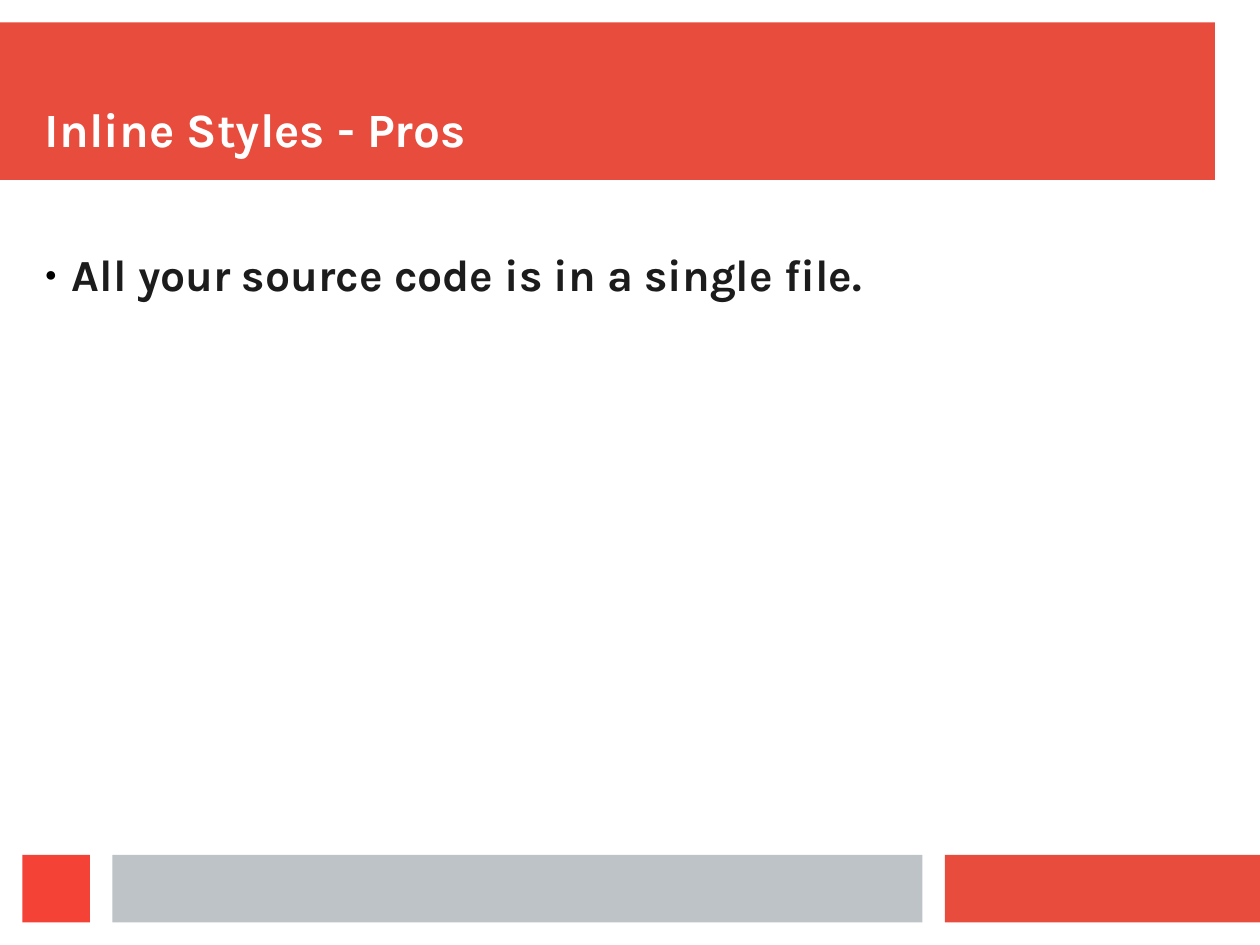
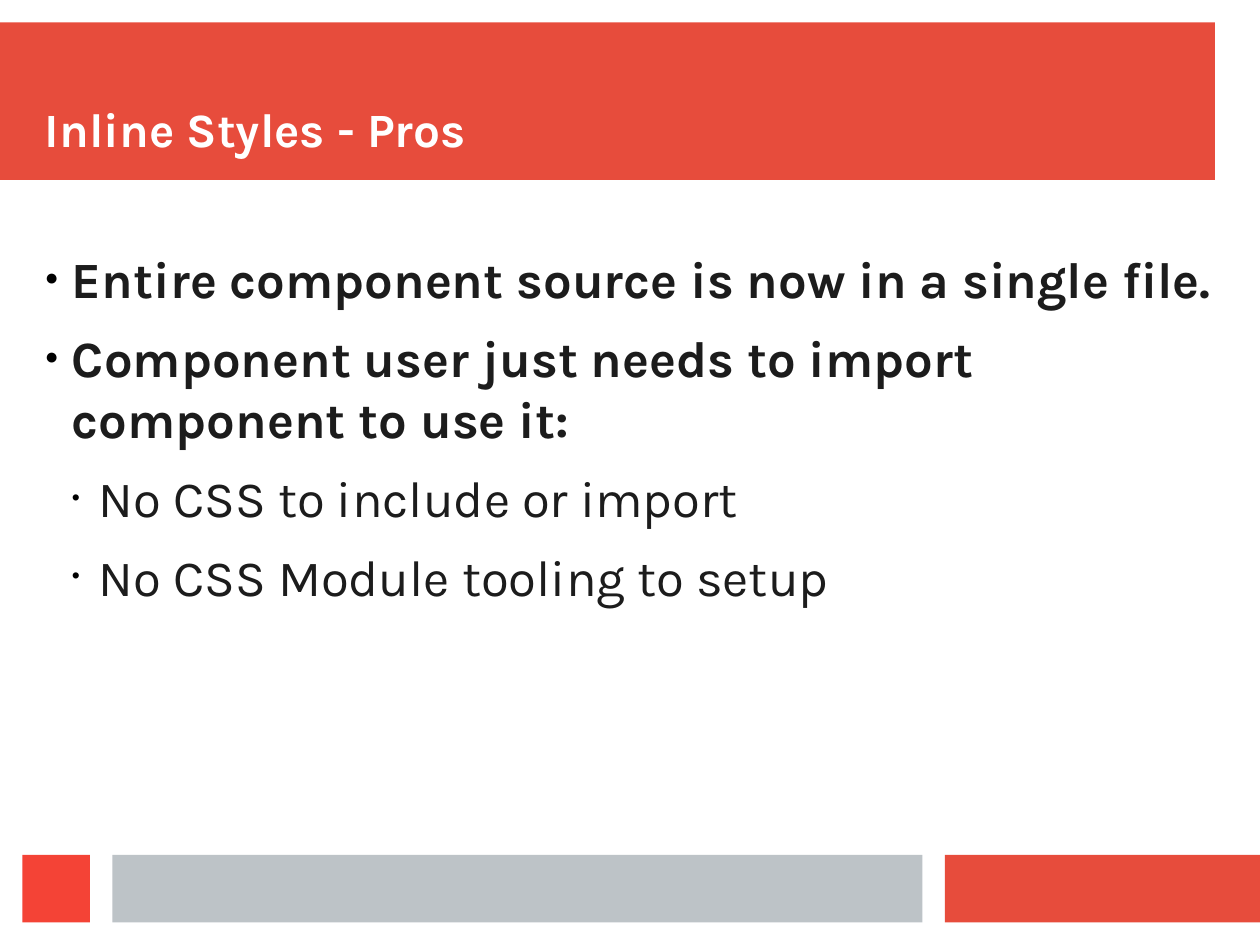
Before and after one commit to aruberto/styling-javascript-components, a slide deck: slide 22 of styling_react_components.odp. Drawn at 1260x945 pixels with LibreOffice and Linux fonts; fonts in the diff are those of the drawing. Boxes give left, top, right and bottom in pixels: in the first picture for what was removed or moved away, otherwise in the second. Text is boxed around its words. In the diff, an @@ line names an element or a change of style, - is before the commit and + after.

Commit message:
inline style hover

```diff
--- a/styling_react_components.odp
+++ b/styling_react_components.odp
@@ text at [72,262,1211,608]: text changed; size 28 to 32 pt @@
-● All your source code is in a single file.
+● Entire component source is now in a single file.
+● Component user just needs to import component to use it:
+  • No CSS to include or import
+  • No CSS Module tooling to setup
```
Also in this commit, not shown: 1 other slide changed, 6 slides added, 4 other files.
